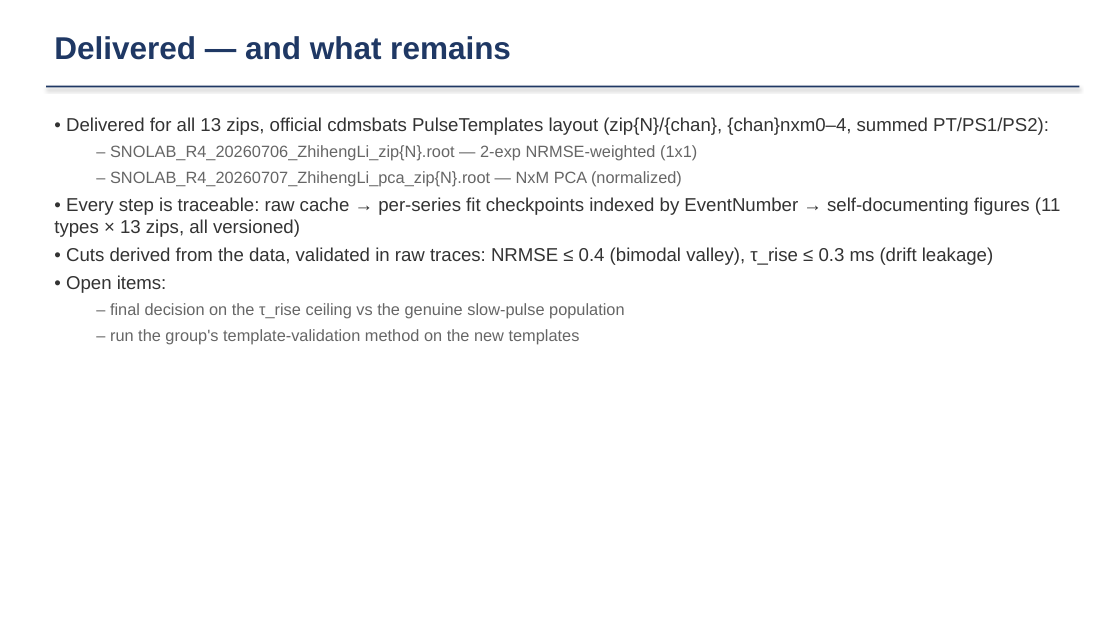
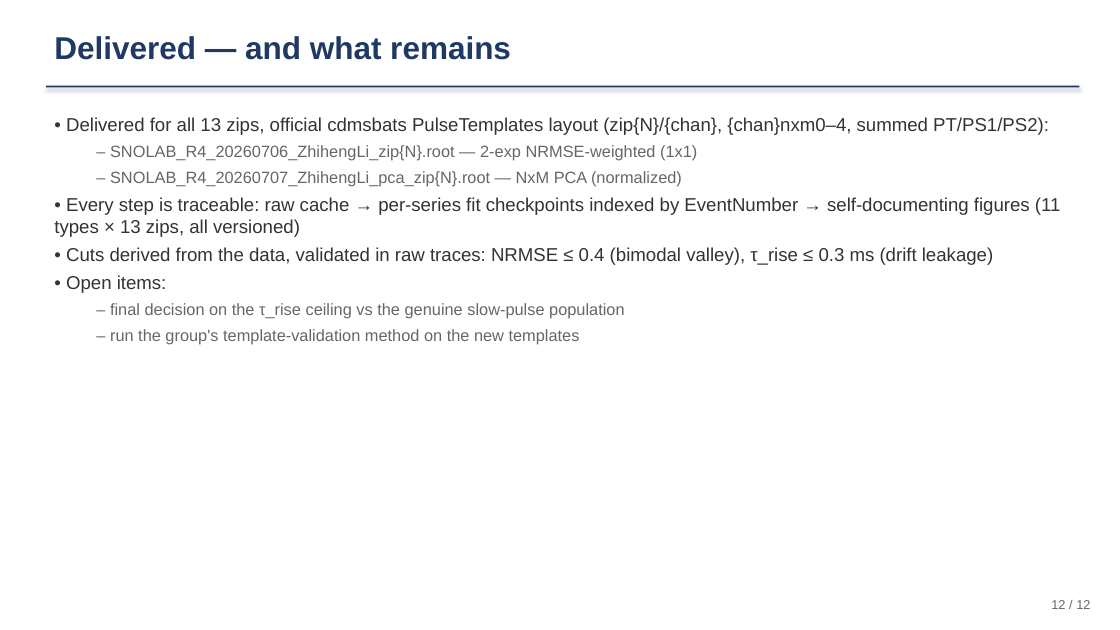
Before and after one commit to ZhihengLi0/urop, a slide deck: slide 12 of snolab/presentation/SNOLAB_R4_pulse_templates_20260715.pptx. Drawn at 1120x630 pixels with LibreOffice and Linux fonts; fonts in the diff are those of the drawing. Boxes give left, top, right and bottom in pixels: in the first picture for what was removed or moved away, otherwise in the second. Text is boxed around its words. In the diff, an @@ line names an element or a change of style, - is before the commit and + after.

```diff
--- a/snolab/presentation/SNOLAB_R4_pulse_templates_20260715.pptx
+++ b/snolab/presentation/SNOLAB_R4_pulse_templates_20260715.pptx
@@ text added at [1051, 600, 1090, 609], 11 pt, text #666666 @@
+12 / 12
```
Also in this commit, not shown: 10 other slides changed, 2 other files.
